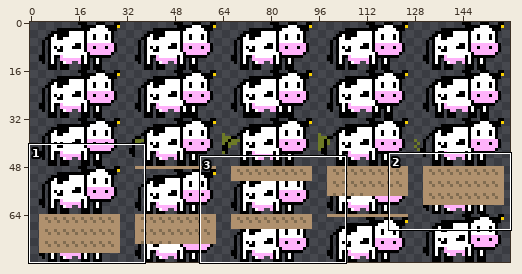
Two versions of one sprite sheet, dist/demo_assets/spritesheets/platformer/cow.png. Above: a wide view before the commit, with the close-up outlined.
Close-up. Old version:
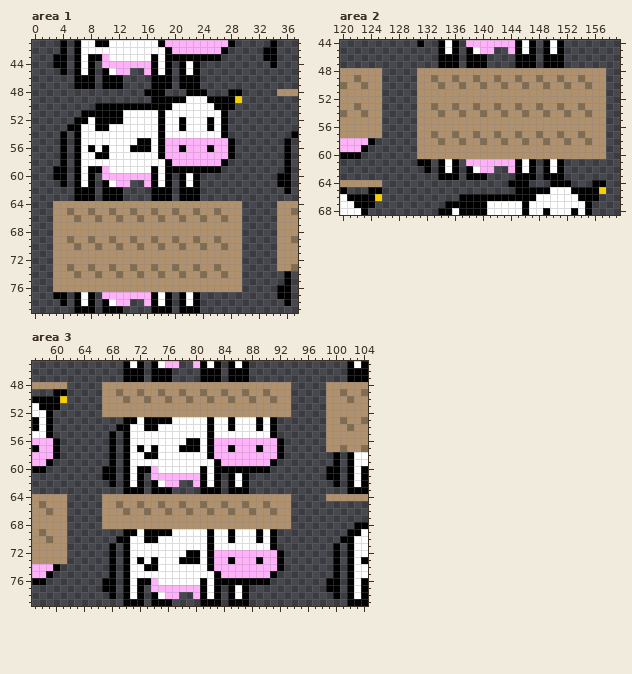
The file is 160x80 pixels. Shown: area 1: x 0..37, y 41..79; area 2: x 120..159, y 44..68; area 3: x 57..104, y 45..79.
The same view after the edit:
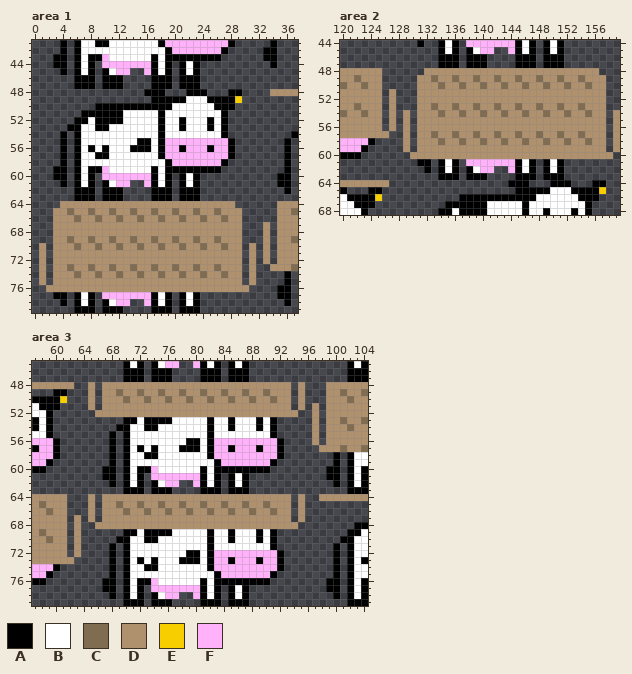
Palette (. is transparent): A #000000  B #ffffff  C #806c51  D #b0916e  E #f7cf00  F #ffb2fa
Change:
Area 1:
The author put colour D in row 48 at x 34; in rows 67 to 69 at x 33; in rows 70 to 72 at x 1, 31 and 33; in row 73 at x 1, 31 and 34; in rows 74 to 75 at x 1 and 31; in row 76 at x 2 and 30.
The edit erases colour D in row 64 at x 3 and 29.
Area 2:
The author put colour D in rows 51 to 53 at x 127; in rows 54 to 56 at x 127, 129 and 159; in row 57 at x 126, 129 and 159; in rows 58 to 59 at x 129 and 159; in row 60 at x 130 and 158; in row 64 at x 126.
The edit erases colour D in row 48 at x 131 and 157.
Area 3:
The author put colour D in row 48 at x 62, 65 and 95; in rows 49 to 50 at x 65 and 95; in row 51 at x 65, 95 and 97; in row 52 at x 66, 94 and 97; in rows 53 to 56 at x 97; in row 57 at x 98.
The author put colour D in row 64 at x 65, 95 and 98; in rows 65 to 66 at x 65 and 95; in row 67 at x 63, 65 and 95; in row 68 at x 63, 66 and 94; in rows 69 to 72 at x 63; in row 73 at x 62.
